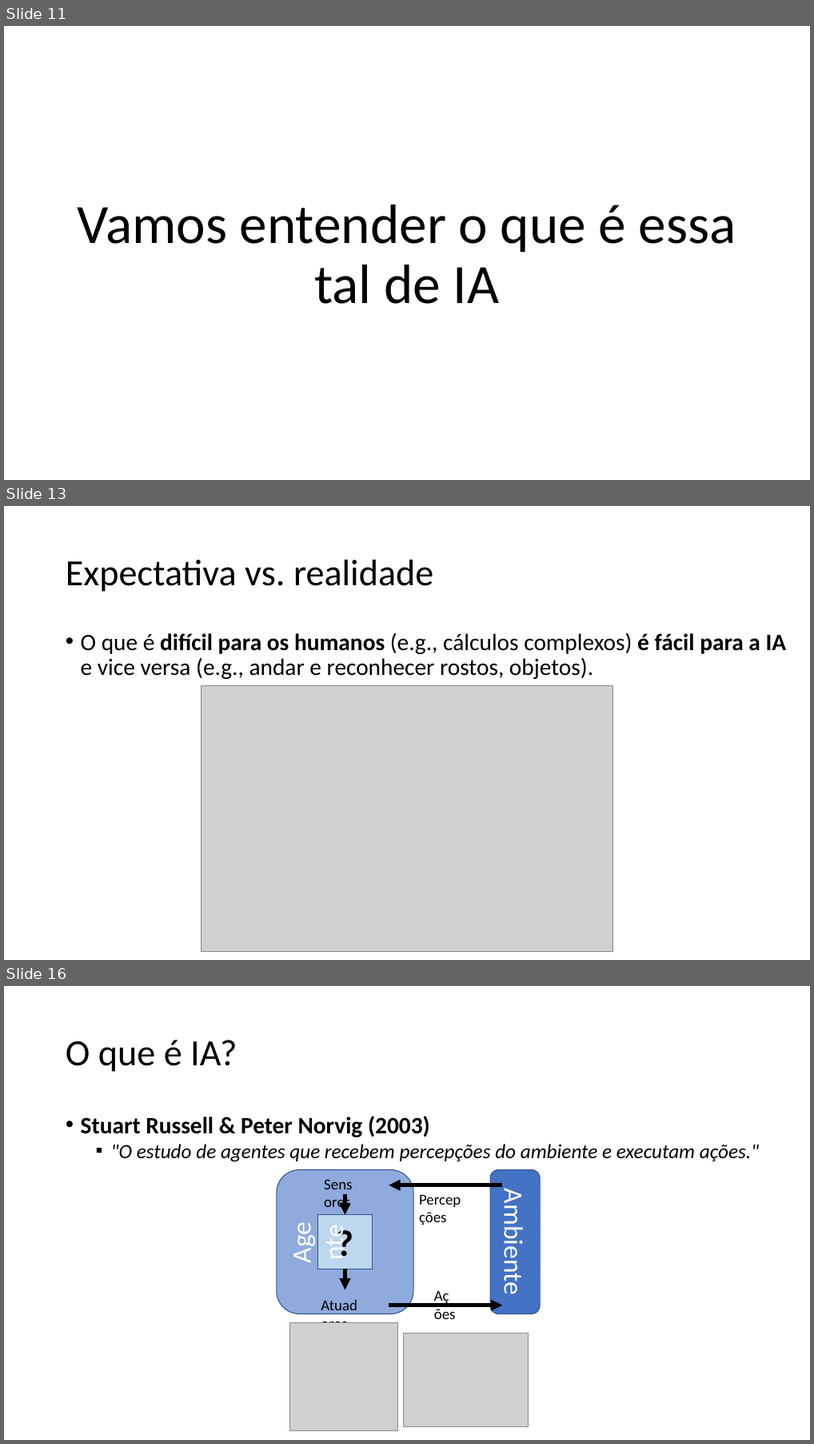
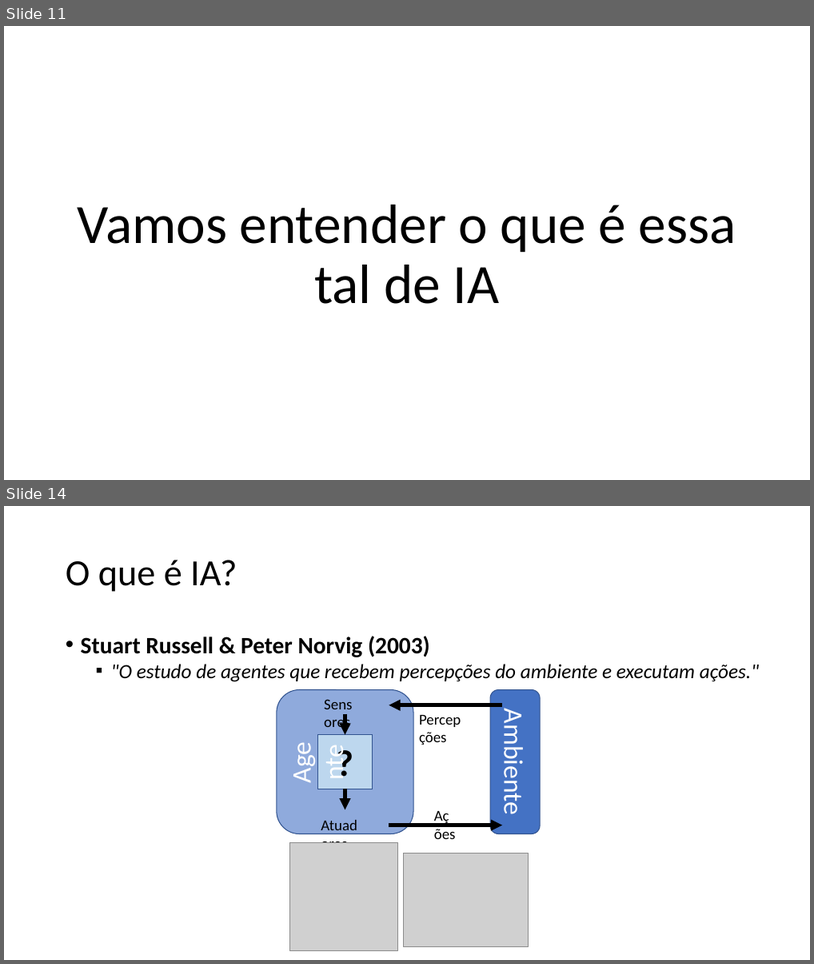
Before and after one commit to zz4fap/c24_inteligencia_artificial, a slide deck: slides/C24_Introdução.pptx. Shown one above the other, each under a label of ours: slides 11, 13 and 16 before the commit, slides 11 and 14 after it; the slides between them are not shown. The pictures are 814x1444 and 814x964 pixels, drawn with LibreOffice and Linux fonts; fonts in the diff are those of the drawing; grey boxes stand for pictures. Boxes give left, top, right and bottom in pixels: in the first picture for what was removed or moved away, otherwise in the second. Text is boxed around its words. In the diff, an @@ line names an element or a change of style, - is before the commit and + after.

```diff
--- a/slides/C24_Introdução.pptx
+++ b/slides/C24_Introdução.pptx
@@ slide 13 removed at (4,506,810,960), background #FFFFFF @@
@@ title removed at (66,560,434,592) @@
-Expectativa vs. realidade
@@ text removed at (81,632,787,679) @@
-• O que é difícil para os humanos (e.g., cálculos complexos) é fácil para a IA e vice versa (e.g., andar e reconhecer rostos, objetos).
@@ picture removed at (202,686,613,952) @@
@@ what was slide 16 is now slide 14 @@
```
Also in this commit, not shown: 2 slides changed, 1 other slide removed, 1 other file.
